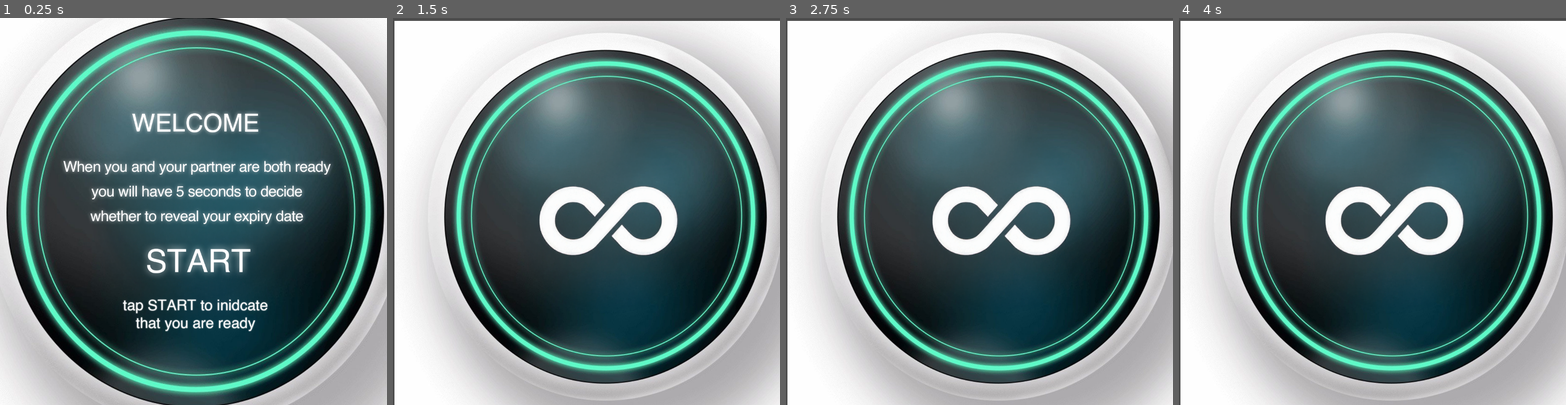
Above: before the commit, frames 1-4 (left to right).
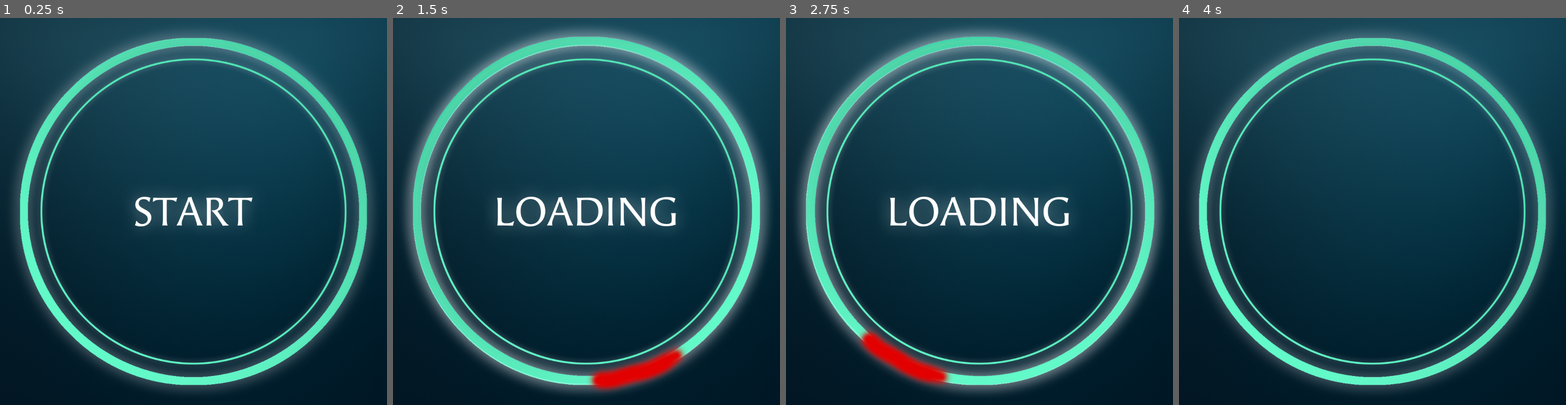
Above: after the commit, the same moments.

Repository: namda-on/jihunnid
Game: Godot game, scene res://scene/display_1.tscn
Same seed, same stepped clock (60 frames per second), same inputs: the game is played once before the commit and once after it.
Inputs (mouse positions are in pixels of both pictures, inside the frame that each line leads up to):
- Up to frame 1 (0.25 s): no input
- Up to frame 2 (1.5 s): click (586, 215) at 0.5 s; move the mouse to (671, 192) at 1.27 s; click (671, 192) at 1.42 s
- Up to frame 3 (2.75 s): drag from (902, 230) to (960, 288) at 2.02 s
- Up to frame 4 (4 s): move the mouse to (1411, 126) at 2.77 s; click (1411, 126) at 2.92 s; drag from (1353, 288) to (1256, 153) at 3.52 s

The runs differ from the first frame. In frame 1, 81% of the frame differs, in the area x 0-100%, y 0-100%; in frame 2, 87%; in frame 3, 87%; in frame 4, 88%.

Commit message:
어셋 변경 및 animation 적용

Diff:
--- /dev/null
+++ b/display_2.gd
@@ -0,0 +1,22 @@
+extends Node2D
+
+var drag_start_position = Vector2.ZERO
+var is_dragging = false
+const DRAG_THRESHOLD_X = 200  # 드래그 거리 임계값 (X축 기준)
+var scene_changed = false
+
+func _input(event):
+	if event is InputEventScreenTouch:
+		if event.pressed:
+			is_dragging = true
+			scene_changed = false
+			drag_start_position = event.position
+		else:
+			is_dragging = false
+
+	elif event is InputEventScreenDrag and is_dragging and not scene_changed:
+		var delta_x = event.position.x - drag_start_position.x
+
+		if abs(delta_x) > DRAG_THRESHOLD_X:
+			scene_changed = true
+			get_tree().change_scene_to_file("res://scene/display_1.tscn")
--- a/project.godot
+++ b/project.godot
@@ -23,6 +23,10 @@
 window/size/resizable=false
 window/stretch/mode="viewport"
 
+[input_devices]
+
+pointing/emulate_touch_from_mouse=true
+
 [rendering]
 
 renderer/rendering_method="gl_compatibility"
--- a/scene/display_1.tscn
+++ b/scene/display_1.tscn
@@ -1,16 +1,289 @@
-[gd_scene load_steps=4 format=3 uid="uid://de0itx3rsuv1j"]
-
+[gd_scene load_steps=16 format=3 uid="uid://de0itx3rsuv1j"]
+
+[ext_resource type="Script" uid="uid://cbp8qr2ay83in" path="res://scripts/display1.gd" id="1_1q8ae"]
 [ext_resource type="Script" uid="uid://cet7bqqacmycf" path="res://scripts/texture_button.gd" id="1_p8bbk"]
-[ext_resource type="Texture2D" uid="uid://bgv3m5k35cf8e" path="res://resources/KakaoTalk_Photo_2025-05-21-22-53-57 001.png" id="2_1q8ae"]
-
-[sub_resource type="RectangleShape2D" id="RectangleShape2D_p8bbk"]
-size = Vector2(1080, 1080)
+[ext_resource type="Texture2D" uid="uid://ca1wuophwrkid" path="res://resources/Background.png" id="3_lrxvb"]
+[ext_resource type="Texture2D" uid="uid://brppjuccb4wvh" path="res://resources/Outline - Big.png" id="4_3l2ge"]
+[ext_resource type="Texture2D" uid="uid://b4j77n4yif6e6" path="res://resources/Outline - Small.png" id="5_kfbfr"]
+[ext_resource type="Texture2D" uid="uid://dkyullmkkcxtl" path="res://resources/Layer - START.png" id="6_3l2ge"]
+[ext_resource type="Texture2D" uid="uid://7hpgj7u086d4" path="res://resources/Layer - LOADING.png" id="7_kfbfr"]
+[ext_resource type="Texture2D" uid="uid://bwm7n88ayusg6" path="res://resources/outline-red.png" id="8_i2wlo"]
+[ext_resource type="Texture2D" uid="uid://c4h3da8m268jt" path="res://resources/Layer - INFINITY.png" id="9_4v7va"]
+
+[sub_resource type="CircleShape2D" id="CircleShape2D_1q8ae"]
+radius = 540.0
+
+[sub_resource type="Animation" id="Animation_kfbfr"]
+resource_name = "clickAnim"
+length = 0.4
+tracks/0/type = "value"
+tracks/0/imported = false
+tracks/0/enabled = true
+tracks/0/path = NodePath("TextureButton/img/loading:visible")
+tracks/0/interp = 1
+tracks/0/loop_wrap = true
+tracks/0/keys = {
+"times": PackedFloat32Array(0, 0.199469),
+"transitions": PackedFloat32Array(1, 1),
+"update": 1,
+"values": [false, true]
+}
+tracks/1/type = "value"
+tracks/1/imported = false
+tracks/1/enabled = true
+tracks/1/path = NodePath("TextureButton/img/loading:scale")
+tracks/1/interp = 1
+tracks/1/loop_wrap = true
+tracks/1/keys = {
+"times": PackedFloat32Array(0.2, 0.4),
+"transitions": PackedFloat32Array(0.329877, 1),
+"update": 0,
+"values": [Vector2(1, 1e-05), Vector2(1, 1)]
+}
+tracks/2/type = "value"
+tracks/2/imported = false
+tracks/2/enabled = true
+tracks/2/path = NodePath("TextureButton/img/start:modulate")
+tracks/2/interp = 1
+tracks/2/loop_wrap = true
+tracks/2/keys = {
+"times": PackedFloat32Array(0, 0.2),
+"transitions": PackedFloat32Array(1, 1),
+"update": 0,
+"values": [Color(1, 1, 1, 1), Color(1, 1, 1, 0)]
+}
+tracks/3/type = "value"
+tracks/3/imported = false
+tracks/3/enabled = true
+tracks/3/path = NodePath("TextureButton/img/loading:skew")
+tracks/3/interp = 1
+tracks/3/loop_wrap = true
+tracks/3/keys = {
+"times": PackedFloat32Array(0.2, 0.399139),
+"transitions": PackedFloat32Array(1, 1),
+"update": 0,
+"values": [0.0, 0.0]
+}
+tracks/4/type = "value"
+tracks/4/imported = false
+tracks/4/enabled = true
+tracks/4/path = NodePath("TextureButton/img/loading:modulate")
+tracks/4/interp = 1
+tracks/4/loop_wrap = true
+tracks/4/keys = {
+"times": PackedFloat32Array(0.2, 0.4),
+"transitions": PackedFloat32Array(1, 1),
+"update": 0,
+"values": [Color(1, 1, 1, 0), Color(1, 1, 1, 1)]
+}
+tracks/5/type = "value"
+tracks/5/imported = false
+tracks/5/enabled = true
+tracks/5/path = NodePath("TextureButton/img/outline-red:modulate")
+tracks/5/interp = 1
+tracks/5/loop_wrap = true
+tracks/5/keys = {
+"times": PackedFloat32Array(-0.0333333, 0, 0.4),
+"transitions": PackedFloat32Array(1, 1, 1),
+"update": 0,
+"values": [Color(1, 1, 1, 0), Color(1, 1, 1, 0), Color(1, 1, 1, 1)]
+}
+tracks/6/type = "value"
+tracks/6/imported = false
+tracks/6/enabled = true
+tracks/6/path = NodePath("TextureButton/img/outline-red:visible")
+tracks/6/interp = 1
+tracks/6/loop_wrap = true
+tracks/6/keys = {
+"times": PackedFloat32Array(0, 0.00310114),
+"transitions": PackedFloat32Array(1, 1),
+"update": 1,
+"values": [false, true]
+}
+
+[sub_resource type="Animation" id="Animation_i2wlo"]
+length = 0.001
+tracks/0/type = "value"
+tracks/0/imported = false
+tracks/0/enabled = true
+tracks/0/path = NodePath("TextureButton/img/loading:visible")
+tracks/0/interp = 1
+tracks/0/loop_wrap = true
+tracks/0/keys = {
+"times": PackedFloat32Array(0),
+"transitions": PackedFloat32Array(1),
+"update": 1,
+"values": [false]
+}
+tracks/1/type = "value"
+tracks/1/imported = false
+tracks/1/enabled = true
+tracks/1/path = NodePath("TextureButton/img/loading:scale")
+tracks/1/interp = 1
+tracks/1/loop_wrap = true
+tracks/1/keys = {
+"times": PackedFloat32Array(0),
+"transitions": PackedFloat32Array(1),
+"update": 0,
+"values": [Vector2(0.1, 0.1)]
+}
+tracks/2/type = "value"
+tracks/2/imported = false
+tracks/2/enabled = true
+tracks/2/path = NodePath("TextureButton/img/start:modulate")
+tracks/2/interp = 1
+tracks/2/loop_wrap = true
+tracks/2/keys = {
+"times": PackedFloat32Array(0),
+"transitions": PackedFloat32Array(1),
+"update": 0,
+"values": [Color(1, 1, 1, 1)]
+}
+tracks/3/type = "value"
+tracks/3/imported = false
+tracks/3/enabled = true
+tracks/3/path = NodePath("TextureButton/img/loading:skew")
+tracks/3/interp = 1
+tracks/3/loop_wrap = true
+tracks/3/keys = {
+"times": PackedFloat32Array(0),
+"transitions": PackedFloat32Array(1),
+"update": 0,
+"values": [0.0]
+}
+tracks/4/type = "value"
+tracks/4/imported = false
+tracks/4/enabled = true
+tracks/4/path = NodePath("TextureButton/img/loading:modulate")
+tracks/4/interp = 1
+tracks/4/loop_wrap = true
+tracks/4/keys = {
+"times": PackedFloat32Array(0),
+"transitions": PackedFloat32Array(1),
+"update": 0,
+"values": [Color(1, 1, 1, 1)]
+}
+tracks/5/type = "value"
+tracks/5/imported = false
+tracks/5/enabled = true
+tracks/5/path = NodePath("TextureButton/img/outline-red:modulate")
+tracks/5/interp = 1
+tracks/5/loop_wrap = true
+tracks/5/keys = {
+"times": PackedFloat32Array(0),
+"transitions": PackedFloat32Array(1),
+"update": 0,
+"values": [Color(1, 1, 1, 1)]
+}
+tracks/6/type = "value"
+tracks/6/imported = false
+tracks/6/enabled = true
+tracks/6/path = NodePath("TextureButton/img/outline-red:visible")
+tracks/6/interp = 1
+tracks/6/loop_wrap = true
+tracks/6/keys = {
+"times": PackedFloat32Array(0),
+"transitions": PackedFloat32Array(1),
+"update": 1,
+"values": [false]
+}
+tracks/7/type = "value"
+tracks/7/imported = false
+tracks/7/enabled = true
+tracks/7/path = NodePath("TextureButton/img/outline-red:rotation")
+tracks/7/interp = 1
+tracks/7/loop_wrap = true
+tracks/7/keys = {
+"times": PackedFloat32Array(0),
+"transitions": PackedFloat32Array(1),
+"update": 0,
+"values": [0.0]
+}
+tracks/8/type = "value"
+tracks/8/imported = false
+tracks/8/enabled = true
+tracks/8/path = NodePath("TextureButton/img/infinite:scale")
+tracks/8/interp = 1
+tracks/8/loop_wrap = true
+tracks/8/keys = {
+"times": PackedFloat32Array(0),
+"transitions": PackedFloat32Array(1),
+"update": 0,
+"values": [Vector2(1, 1e-05)]
+}
+tracks/9/type = "value"
+tracks/9/imported = false
+tracks/9/enabled = true
+tracks/9/path = NodePath("TextureButton/img/infinite:modulate")
+tracks/9/interp = 1
+tracks/9/loop_wrap = true
+tracks/9/keys = {
+"times": PackedFloat32Array(0),
+"transitions": PackedFloat32Array(1),
+"update": 0,
+"values": [Color(1, 1, 1, 1)]
+}
+
+[sub_resource type="Animation" id="Animation_4v7va"]
+resource_name = "rotate"
+length = 0.6
+loop_mode = 1
+tracks/0/type = "value"
+tracks/0/imported = false
+tracks/0/enabled = true
+tracks/0/path = NodePath("TextureButton/img/outline-red:rotation")
+tracks/0/interp = 1
+tracks/0/loop_wrap = false
+tracks/0/keys = {
+"times": PackedFloat32Array(0, 0.4, 0.6),
+"transitions": PackedFloat32Array(1, 1, 0.6),
+"update": 0,
+"values": [0.0, 3.14159, 6.28319]
+}
+
+[sub_resource type="Animation" id="Animation_ygyl1"]
+resource_name = "showResult"
+length = 0.2
+tracks/0/type = "value"
+tracks/0/imported = false
+tracks/0/enabled = true
+tracks/0/path = NodePath("TextureButton/img/infinite:scale")
+tracks/0/interp = 1
+tracks/0/loop_wrap = true
+tracks/0/keys = {
+"times": PackedFloat32Array(0, 0.2),
+"transitions": PackedFloat32Array(1, 0.353553),
+"update": 0,
+"values": [Vector2(1, 1e-05), Vector2(1, 1)]
+}
+tracks/1/type = "value"
+tracks/1/imported = false
+tracks/1/enabled = true
+tracks/1/path = NodePath("TextureButton/img/infinite:modulate")
+tracks/1/interp = 1
+tracks/1/loop_wrap = true
+tracks/1/keys = {
+"times": PackedFloat32Array(0, 0.2),
+"transitions": PackedFloat32Array(1, 0.3),
+"update": 0,
+"values": [Color(1, 1, 1, 0), Color(1, 1, 1, 1)]
+}
+
+[sub_resource type="AnimationLibrary" id="AnimationLibrary_4v7va"]
+_data = {
+&"RESET": SubResource("Animation_i2wlo"),
+&"clickAnim": SubResource("Animation_kfbfr"),
+&"rotate": SubResource("Animation_4v7va"),
+&"showResult": SubResource("Animation_ygyl1")
+}
 
 [node name="display1" type="Node2D"]
+script = ExtResource("1_1q8ae")
 
 [node name="CollisionShape2D" type="CollisionShape2D" parent="."]
+visible = false
 z_index = 3
-shape = SubResource("RectangleShape2D_p8bbk")
+shape = SubResource("CircleShape2D_1q8ae")
 debug_color = Color(0.366459, 0.515036, 0.890221, 0.42)
 
 [node name="TextureButton" type="TextureButton" parent="."]
@@ -20,11 +293,39 @@
 offset_bottom = 770.0
 script = ExtResource("1_p8bbk")
 
-[node name="Sprite2D" type="Sprite2D" parent="TextureButton"]
-position = Vector2(823, 731)
-scale = Vector2(0.689314, 0.689314)
-texture = ExtResource("2_1q8ae")
+[node name="AnimationPlayer" type="AnimationPlayer" parent="TextureButton"]
+root_node = NodePath("../..")
+libraries = {
+&"": SubResource("AnimationLibrary_4v7va")
+}
+
+[node name="img" type="Sprite2D" parent="TextureButton"]
+position = Vector2(818, 738)
+texture = ExtResource("3_lrxvb")
+
+[node name="outline-lg" type="Sprite2D" parent="TextureButton/img"]
+texture = ExtResource("4_3l2ge")
+
+[node name="outline-sm" type="Sprite2D" parent="TextureButton/img"]
+texture = ExtResource("5_kfbfr")
+
+[node name="loading" type="Sprite2D" parent="TextureButton/img"]
+visible = false
+scale = Vector2(0.1, 0.1)
+texture = ExtResource("7_kfbfr")
+
+[node name="start" type="Sprite2D" parent="TextureButton/img"]
+texture = ExtResource("6_3l2ge")
+
+[node name="outline-red" type="Sprite2D" parent="TextureButton/img"]
+visible = false
+texture = ExtResource("8_i2wlo")
+
+[node name="infinite" type="Sprite2D" parent="TextureButton/img"]
+scale = Vector2(1, 1e-05)
+texture = ExtResource("9_4v7va")
 
 [node name="Camera2D" type="Camera2D" parent="."]
 
 [connection signal="pressed" from="TextureButton" to="TextureButton" method="_on_pressed"]
+[connection signal="animation_finished" from="TextureButton/AnimationPlayer" to="TextureButton" method="_on_animation_player_animation_finished"]
--- a/scene/display_2.tscn
+++ b/scene/display_2.tscn
@@ -1,10 +1,38 @@
-[gd_scene load_steps=2 format=3 uid="uid://dib6rywf7agoh"]
+[gd_scene load_steps=8 format=3 uid="uid://dib6rywf7agoh"]
 
-[ext_resource type="Texture2D" uid="uid://daveqvq1ptp1t" path="res://resources/KakaoTalk_Photo_2025-05-21-22-53-57 002.png" id="1_4bch4"]
+[ext_resource type="Script" uid="uid://dl5milmokt46t" path="res://display_2.gd" id="1_a6sas"]
+[ext_resource type="Texture2D" uid="uid://ca1wuophwrkid" path="res://resources/Background.png" id="2_yc27d"]
+[ext_resource type="Texture2D" uid="uid://brppjuccb4wvh" path="res://resources/Outline - Big.png" id="3_r57jo"]
+[ext_resource type="Texture2D" uid="uid://b4j77n4yif6e6" path="res://resources/Outline - Small.png" id="4_288o8"]
+[ext_resource type="Texture2D" uid="uid://c4h3da8m268jt" path="res://resources/Layer - INFINITY.png" id="5_yc27d"]
+[ext_resource type="Texture2D" uid="uid://7hpgj7u086d4" path="res://resources/Layer - LOADING.png" id="6_m1qty"]
+
+[sub_resource type="CircleShape2D" id="CircleShape2D_4bch4"]
+radius = 540.0
 
 [node name="display2" type="Node2D"]
+script = ExtResource("1_a6sas")
 
-[node name="KakaoTalkPhoto2025-05-21-22-53-57002" type="Sprite2D" parent="."]
-position = Vector2(593, 547)
-scale = Vector2(0.588866, 0.588866)
-texture = ExtResource("1_4bch4")
+[node name="Camera2D" type="Camera2D" parent="."]
+
+[node name="CollisionShape2D" type="CollisionShape2D" parent="."]
+visible = false
+z_index = 3
+shape = SubResource("CircleShape2D_4bch4")
+debug_color = Color(0.366459, 0.515036, 0.890221, 0.42)
+
+[node name="img" type="Sprite2D" parent="."]
+texture = ExtResource("2_yc27d")
+
+[node name="outline-lg" type="Sprite2D" parent="img"]
+texture = ExtResource("3_r57jo")
+
+[node name="outline-sm" type="Sprite2D" parent="img"]
+texture = ExtResource("4_288o8")
+
+[node name="start" type="Sprite2D" parent="img"]
+texture = ExtResource("5_yc27d")
+
+[node name="loading" type="Sprite2D" parent="img"]
+visible = false
+texture = ExtResource("6_m1qty")
--- a/scripts/display1.gd
+++ b/scripts/display1.gd
@@ -1 +1,4 @@
-extends Sprite2D
+extends Node
+
+func _read():
+	Input.set_mouse_mode(Input.MOUSE_MODE_HIDDEN)
--- a/scripts/glopbal.gd
+++ b/scripts/glopbal.gd
@@ -1 +1,4 @@
 extends Node
+
+func _read():
+	Input.set_mouse_mode(Input.MOUSE_MODE_HIDDEN)
--- a/scripts/texture_button.gd
+++ b/scripts/texture_button.gd
@@ -1,7 +1,27 @@
 extends TextureButton
 
-
+@onready var anim_player = $AnimationPlayer
+@onready var loading_text = $img/loading
+@onready var outline_red = $"img/outline-red"
+@onready var infinite = $img/infinite
 
 func _on_pressed() -> void:
 	print("i'm clicked")
-	get_tree().change_scene_to_file("res://scene/display_2.tscn")
+	disabled = true  # 중복 클릭 방지
+	anim_player.play("clickAnim")  # 원하는 애니메이션 이름으로 변경
+
+
+func _on_animation_player_animation_finished(anim_name: StringName) -> void:
+	if anim_name == "clickAnim":
+		anim_player.play("rotate")
+		await get_tree().create_timer(3).timeout
+		anim_player.stop()
+		switchDisplay()
+
+
+func switchDisplay() -> void:
+	print("switch Scene")
+	loading_text.visible = false
+	outline_red.visible = false
+	infinite.visible = true
+	anim_player.play("showResult")
Not shown, added: display_2.gd.uid
Binary file added: resources/Background.png
Not shown, added: resources/Background.png.import
Binary file added: resources/Layer - INFINITY.png
Not shown, added: resources/Layer - INFINITY.png.import
Binary file added: resources/Layer - LOADING.png
Not shown, added: resources/Layer - LOADING.png.import
Binary file added: resources/Layer - START.png
Not shown, added: resources/Layer - START.png.import
Binary file added: resources/Outline - Big.png
Not shown, added: resources/Outline - Big.png.import
Binary file added: resources/Outline - Small.png
(and 6 more such lines)
